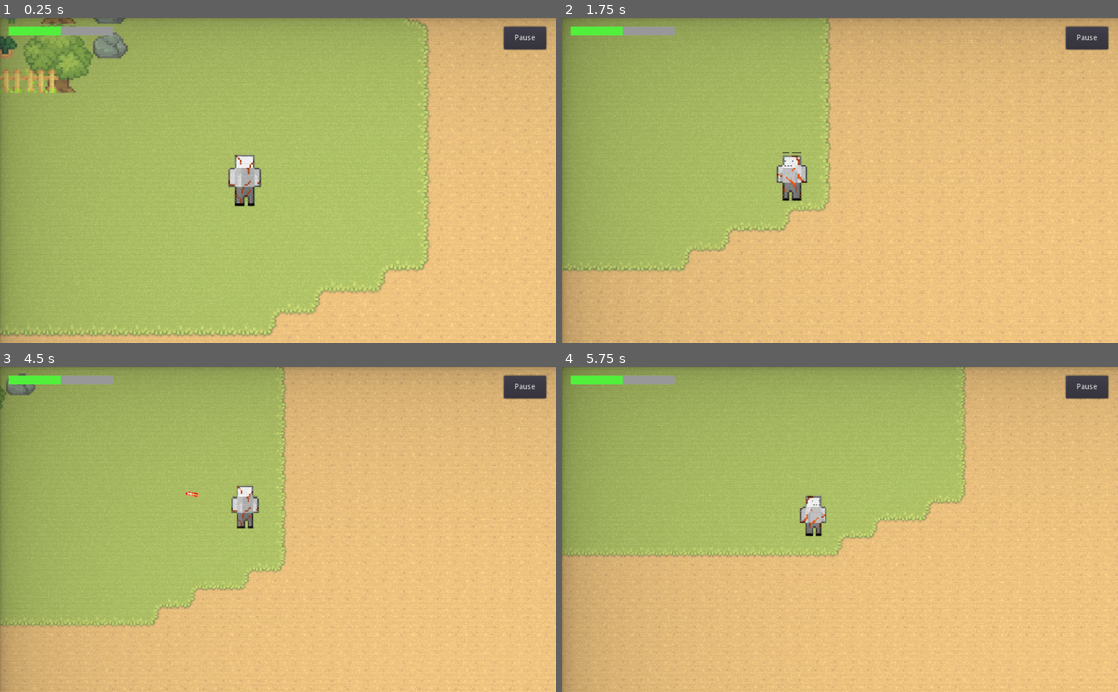
Above: before the commit, frames 1-4 (two rows, left to right).
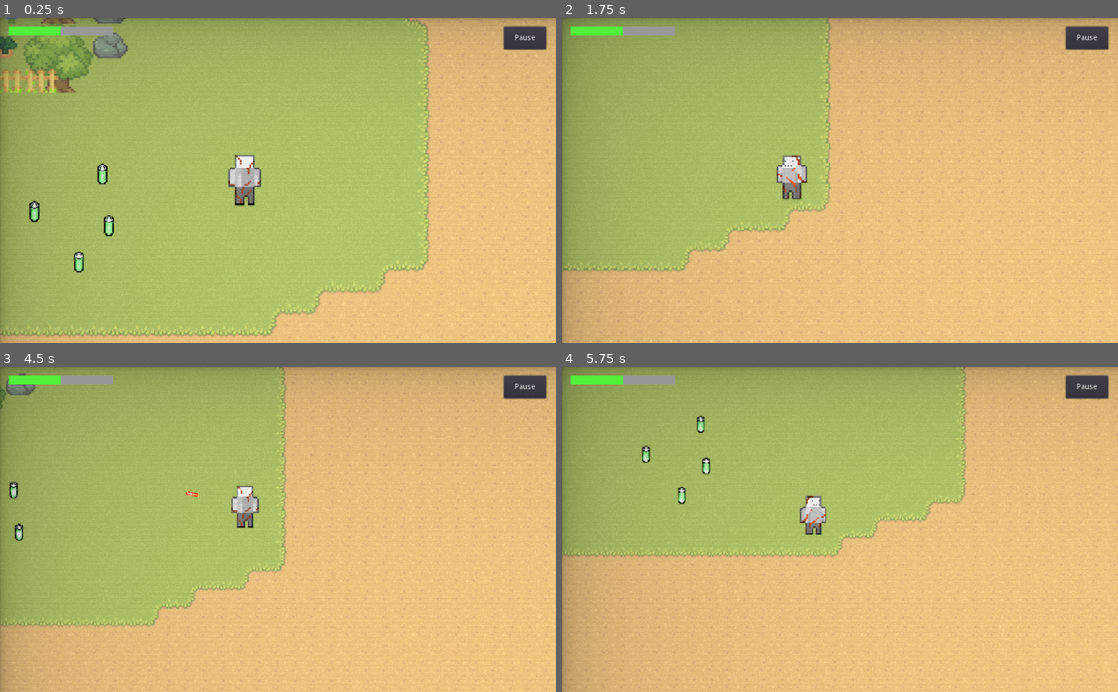
Above: after the commit, the same moments.

Repository: benhmoore/game-design-astral
Game: Godot game, scene res://scenes/Main.tscn
The game is run twice, just before and just after one commit, with the same random seed, the same clock (stepped at 60 frames per second) and the same inputs. This scene is started directly instead of the project's main scene.
Inputs (mouse positions are in pixels of both pictures, inside the frame that each line leads up to):
- Up to frame 1 (0.25 s): no input
- Up to frame 2 (1.75 s): move the mouse to (962, 164) at 0.52 s; hold D (move_right) 0.53-1.28 s; click (962, 164) at 0.6 s; move the mouse to (728, 196) at 1.27 s; hold S (move_down) from 1.28 s (still down); click (728, 196) at 1.35 s
- Up to frame 3 (4.5 s): move the mouse to (333, 458) at 2.02 s; release S (move_down) at 2.03 s; hold D (move_right) 2.03-2.78 s; click (333, 458) at 2.1 s; move the mouse to (250, 594) at 2.77 s; hold W (move_up) 2.78-3.53 s; click (250, 594) at 2.85 s; move the mouse to (444, 578) at 3.52 s; hold A (move_left) from 3.53 s (still down); click (444, 578) at 3.6 s; move the mouse to (111, 480) at 4.27 s; click (111, 480) at 4.35 s
- Up to frame 4 (5.75 s): move the mouse to (867, 529) at 5.02 s; release A (move_left) at 5.03 s; hold S (move_down) from 5.03 s (still down); click (867, 529) at 5.1 s

The runs differ from the first frame. In frame 1, 0.5% of the frame differs, in the area x 5-46%, y 44-79%; in frame 2, less than 0.1%; in frame 3, 0.2%; in frame 4, 0.3%.

Commit message:
Added batteries

Diff:
--- a/scenes/Main.tscn
+++ b/scenes/Main.tscn
@@ -1,6 +1,7 @@
-[gd_scene load_steps=4 format=2]
+[gd_scene load_steps=5 format=2]
 
 [ext_resource path="res://scenes/player/PlayerCharacter.tscn" type="PackedScene" id=1]
+[ext_resource path="res://scenes/pickups/Battery.tscn" type="PackedScene" id=2]
 [ext_resource path="res://assets/music/astral-sound.wav" type="AudioStream" id=4]
 [ext_resource path="res://assets/graphics/tilemap.tres" type="TileSet" id=5]
 
@@ -41,7 +42,19 @@
 [node name="CollisionPolygon2D" type="CollisionPolygon2D" parent="Tile Maps/Colliders" groups=["walls"]]
 polygon = PoolVector2Array( 139, 115, 188, 248, 157, 377, 176, 387, 444, 386, 440, 253, 522, 256, 517, 389, 731, 376, 743, 322, 821, 313, 808, 261, 829, 235, 802, 205, 856, 189, 892, 145, 899, 79, 725, 78, 608, 59, 477, 18, 353, 68 )
 
+[node name="Node2D" parent="Tile Maps" instance=ExtResource( 2 )]
+position = Vector2( 785, 531 )
+
 [node name="MusicPlayer" type="AudioStreamPlayer" parent="."]
 stream = ExtResource( 4 )
 volume_db = -16.314
 autoplay = true
+
+[node name="Battery" parent="." instance=ExtResource( 2 )]
+position = Vector2( 742, 693 )
+
+[node name="Battery2" parent="." instance=ExtResource( 2 )]
+position = Vector2( 660, 600 )
+
+[node name="Battery3" parent="." instance=ExtResource( 2 )]
+position = Vector2( 797, 626 )
--- a/scenes/pickups/Battery.tscn
+++ b/scenes/pickups/Battery.tscn
@@ -1,8 +1,86 @@
-[gd_scene load_steps=6 format=2]
+[gd_scene load_steps=10 format=2]
 
 [ext_resource path="res://assets/graphics/pickups/battery.png" type="Texture" id=1]
+[ext_resource path="res://scripts/pickups/Battery.gd" type="Script" id=2]
 
-[sub_resource type="AtlasTexture" id=1]
+[sub_resource type="CapsuleShape2D" id=5]
+radius = 41.5
+height = 19.0
+
+[sub_resource type="Shader" id=1]
+code = "shader_type canvas_item;
+
+uniform vec4 color : hint_color = vec4(1.0);
+uniform float width : hint_range(0, 10) = 1.0;
+uniform int pattern : hint_range(0, 2) = 0; // diamond, circle, square
+uniform bool inside = false;
+uniform bool add_margins = true; // only useful when inside is false
+
+void vertex() {
+	if (add_margins) {
+		VERTEX += (UV * 2.0 - 1.0) * width;
+	}
+}
+
+bool hasContraryNeighbour(vec2 uv, vec2 texture_pixel_size, sampler2D texture) {
+	for (float i = -ceil(width); i <= ceil(width); i++) {
+		float x = abs(i) > width ? width * sign(i) : i;
+		float offset;
+
+		if (pattern == 0) {
+			offset = width - abs(x);
+		} else if (pattern == 1) {
+			offset = floor(sqrt(pow(width + 0.5, 2) - x * x));
+		} else if (pattern == 2) {
+			offset = width;
+		}
+
+		for (float j = -ceil(offset); j <= ceil(offset); j++) {
+			float y = abs(j) > offset ? offset * sign(j) : j;
+			vec2 xy = uv + texture_pixel_size * vec2(x, y);
+
+			if ((xy != clamp(xy, vec2(0.0), vec2(1.0)) || texture(texture, xy).a == 0.0) == inside) {
+				return true;
+			}
+		}
+	}
+
+	return false;
+}
+
+void fragment() {
+	vec2 uv = UV;
+
+	if (add_margins) {
+		vec2 texture_pixel_size = vec2(1.0) / (vec2(1.0) / TEXTURE_PIXEL_SIZE + vec2(width * 2.0));
+
+		uv = (uv - texture_pixel_size * width) * TEXTURE_PIXEL_SIZE / texture_pixel_size;
+
+		if (uv != clamp(uv, vec2(0.0), vec2(1.0))) {
+			COLOR.a = 0.0;
+		} else {
+			COLOR = texture(TEXTURE, uv);
+		}
+	} else {
+		COLOR = texture(TEXTURE, uv);
+	}
+
+	if ((COLOR.a > 0.0) == inside && hasContraryNeighbour(uv, TEXTURE_PIXEL_SIZE, TEXTURE)) {
+		COLOR.rgb = inside ? mix(COLOR.rgb, color.rgb, color.a) : color.rgb;
+		COLOR.a += (1.0 - COLOR.a) * color.a;
+	}
+}"
+
+[sub_resource type="ShaderMaterial" id=6]
+render_priority = 1
+shader = SubResource( 1 )
+shader_param/color = Color( 0, 0, 0, 0.262745 )
+shader_param/width = 1.755
+shader_param/pattern = 0
+shader_param/inside = true
+shader_param/add_margins = true
+
+[sub_resource type="AtlasTexture" id=7]
 atlas = ExtResource( 1 )
 region = Rect2( 0, 0, 32, 32 )
 
@@ -16,15 +94,30 @@
 
 [sub_resource type="SpriteFrames" id=4]
 animations = [ {
-"frames": [ SubResource( 1 ), SubResource( 2 ), SubResource( 3 ) ],
+"frames": [ SubResource( 7 ), SubResource( 2 ), SubResource( 3 ) ],
 "loop": true,
 "name": "battery.idle",
 "speed": 5.0
 } ]
 
-[node name="Node2D" type="Node2D"]
+[node name="Battery" type="Node2D" groups=["Pickups"]]
+scale = Vector2( 2, 2 )
+script = ExtResource( 2 )
+
+[node name="BatteryArea2D" type="Area2D" parent="." groups=["Pickups"]]
+
+[node name="CollisionShape2D" type="CollisionShape2D" parent="BatteryArea2D" groups=["Pickups"]]
+shape = SubResource( 5 )
 
 [node name="AnimatedSprite" type="AnimatedSprite" parent="."]
+material = SubResource( 6 )
+position = Vector2( 0.5, 0 )
 frames = SubResource( 4 )
 animation = "battery.idle"
+frame = 2
+speed_scale = 0.8
 playing = true
+
+[node name="Tween" type="Tween" parent="."]
+
+[connection signal="body_entered" from="BatteryArea2D" to="." method="_on_BatteryArea2D_body_entered"]
--- a/scenes/player/PlayerCharacter.tscn
+++ b/scenes/player/PlayerCharacter.tscn
@@ -117,6 +117,5 @@
 position = Vector2( 25.6667, 26 )
 frames = SubResource( 2 )
 animation = "idle.front.right"
-frame = 2
 speed_scale = 0.8
 playing = true
--- /dev/null
+++ b/scripts/pickups/Battery.gd
@@ -0,0 +1,32 @@
+extends Node2D
+
+
+# Declare member variables here. Examples:
+# var a = 2
+# var b = "text"
+
+export var magnet_speed = 250
+onready var tween = get_node("Tween")
+var colliding_body
+
+# Called when the node enters the scene tree for the first time.
+func _ready():
+	pass # Replace with function body.
+
+func are_positions_close(position1: Vector2, position2: Vector2, epsilon: float) -> bool:
+	return position1.distance_squared_to(position2) < epsilon * epsilon
+
+func _process(delta: float) -> void:
+	if colliding_body and colliding_body.name == "PlayerCharacter":
+		if are_positions_close(position, colliding_body.position, 35):
+			# Code to execute when the battery is close enough to the player
+			queue_free()
+
+func _on_BatteryArea2D_body_entered(body):
+	if body.name == "PlayerCharacter":
+		var target_pos = body.position
+		var distance = position.distance_to(target_pos)
+		var duration = distance / magnet_speed
+		tween.interpolate_property(self, "position", position, target_pos, duration, Tween.TRANS_LINEAR)
+		tween.start()
+		colliding_body = body
--- a/scripts/projectiles/Projectile.gd
+++ b/scripts/projectiles/Projectile.gd
@@ -22,7 +22,5 @@
 
 		destroy()
 
-
-
 func _on_VisibilityNotifier2D_viewport_exited(_viewport):
 	queue_free()
Binary file changed: assets/graphics/player/outcast_sprites.png
